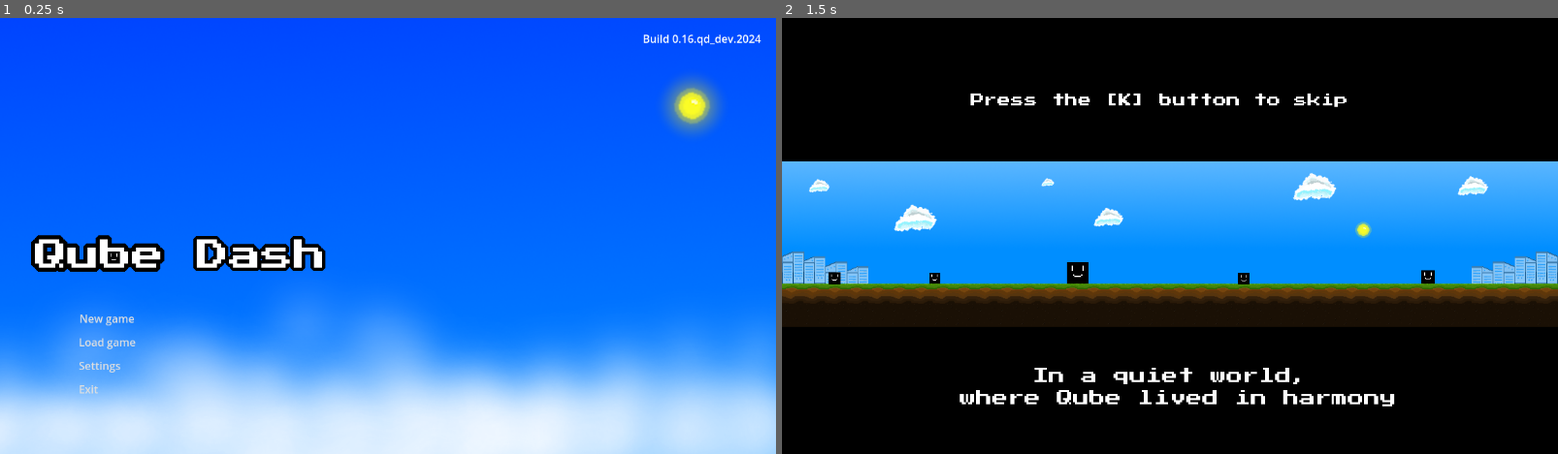
Above: before the commit, frames 1-2 (left to right).
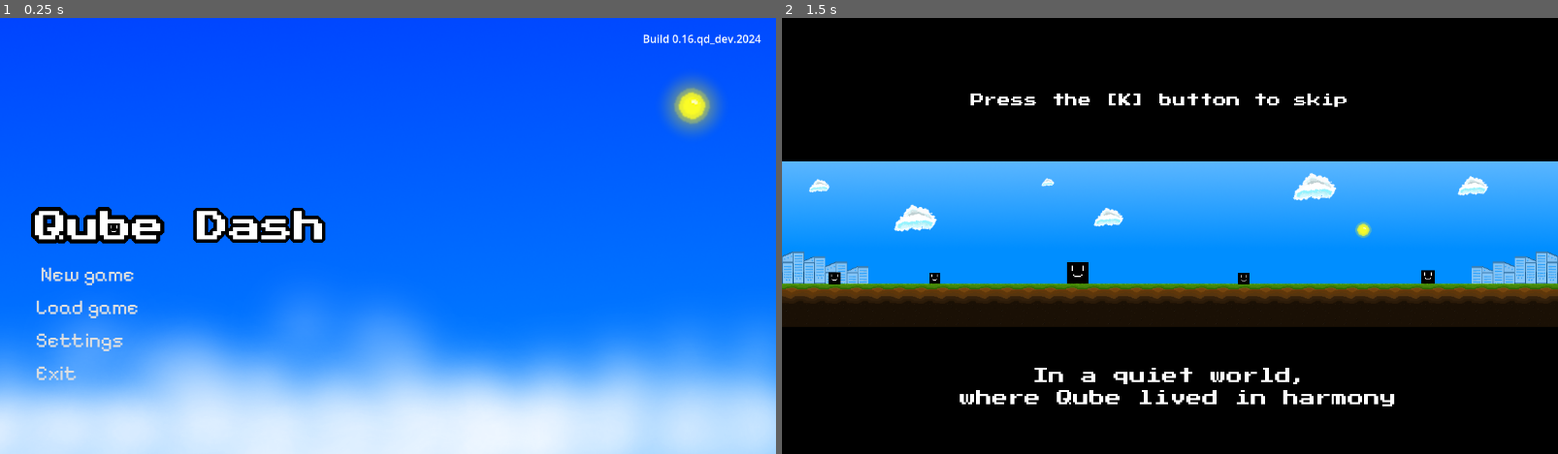
Above: after the commit, the same moments.

Repository: KevCoorp/Qube-Dash
Game: Godot game, scene res://scene/menu/main_menu.tscn
The game is run twice, just before and just after one commit, with the same random seed, the same clock (stepped at 60 frames per second) and the same inputs. This scene is started directly instead of the project's main scene.
Inputs:
- Up to frame 1 (0.25 s): no input
- Up to frame 2 (1.5 s): click "New game" at 0.5 s; tap K (skip) at 1.25 s; hold D (right) from 1.28 s (still down)

The runs differ from the first frame. In frame 1, 5.0% of the frame differs, in the area x 4-42%, y 43-87%; in frame 2, nothing differs.

Commit message:
better menu

Diff:
--- a/scene/menu/main_menu.tscn
+++ b/scene/menu/main_menu.tscn
@@ -1,9 +1,18 @@
-[gd_scene load_steps=5 format=3 uid="uid://dnchj7fm0xocc"]
+[gd_scene load_steps=10 format=3 uid="uid://dnchj7fm0xocc"]
 
 [ext_resource type="Script" path="res://scripts/menu/main_menu.gd" id="1_jfth8"]
 [ext_resource type="Texture2D" uid="uid://bt3f2k1fpfaqb" path="res://asset/texture/bg/background1.png" id="1_s5scw"]
 [ext_resource type="Texture2D" uid="uid://by3j28p46bxu5" path="res://asset/texture/ui/misc/logo/logo_beta.png" id="2_0y7rp"]
+[ext_resource type="Theme" uid="uid://brei3ep73waux" path="res://theme/menu/main_menu.tres" id="4_1igts"]
 [ext_resource type="AudioStream" uid="uid://b3vd0nhlavpvf" path="res://asset/bgm/main_menu/main_menu.mp3" id="4_8o5by"]
+
+[sub_resource type="StyleBoxEmpty" id="StyleBoxEmpty_6rp2k"]
+
+[sub_resource type="StyleBoxEmpty" id="StyleBoxEmpty_nwoa5"]
+
+[sub_resource type="StyleBoxEmpty" id="StyleBoxEmpty_kugay"]
+
+[sub_resource type="StyleBoxEmpty" id="StyleBoxEmpty_tk6kc"]
 
 [node name="MainMenu" type="Control"]
 layout_mode = 3
@@ -27,7 +36,7 @@
 texture = ExtResource("1_s5scw")
 
 [node name="LogoBeta" type="Sprite2D" parent="."]
-position = Vector2(265, 350)
+position = Vector2(265, 308)
 texture = ExtResource("2_0y7rp")
 
 [node name="BuildTag" type="Label" parent="."]
@@ -42,33 +51,42 @@
 layout_mode = 1
 anchors_preset = 9
 anchor_bottom = 1.0
-offset_left = 113.0
-offset_top = 431.0
-offset_right = 206.0
+offset_left = 49.0
+offset_top = 359.0
+offset_right = 212.0
+offset_bottom = -72.0
 grow_vertical = 2
 size_flags_horizontal = 4
 
 [node name="NewGame" type="Button" parent="VBoxContainer"]
 layout_mode = 2
 size_flags_horizontal = 4
+theme = ExtResource("4_1igts")
+theme_override_styles/focus = SubResource("StyleBoxEmpty_6rp2k")
 text = "New game"
 flat = true
 alignment = 0
 
 [node name="LoadGame" type="Button" parent="VBoxContainer"]
 layout_mode = 2
+theme = ExtResource("4_1igts")
+theme_override_styles/focus = SubResource("StyleBoxEmpty_nwoa5")
 text = "Load game"
 flat = true
 alignment = 0
 
 [node name="Settings" type="Button" parent="VBoxContainer"]
 layout_mode = 2
+theme = ExtResource("4_1igts")
+theme_override_styles/focus = SubResource("StyleBoxEmpty_kugay")
 text = "Settings"
 flat = true
 alignment = 0
 
 [node name="Exit" type="Button" parent="VBoxContainer"]
 layout_mode = 2
+theme = ExtResource("4_1igts")
+theme_override_styles/focus = SubResource("StyleBoxEmpty_tk6kc")
 text = "Exit"
 flat = true
 alignment = 0
--- /dev/null
+++ b/theme/menu/main_menu.tres
@@ -0,0 +1,10 @@
+[gd_resource type="Theme" load_steps=2 format=3 uid="uid://brei3ep73waux"]
+
+[ext_resource type="FontFile" uid="uid://bo4yyxyvmbc7j" path="res://font/normal/PixelifySans-VariableFont_wght.ttf" id="1_vap2w"]
+
+[resource]
+default_font = ExtResource("1_vap2w")
+Button/colors/font_outline_color = Color(1, 1, 1, 0)
+Button/colors/font_pressed_color = Color(0, 0, 0, 1)
+Button/font_sizes/font_size = 30
+Button/fonts/font = ExtResource("1_vap2w")
